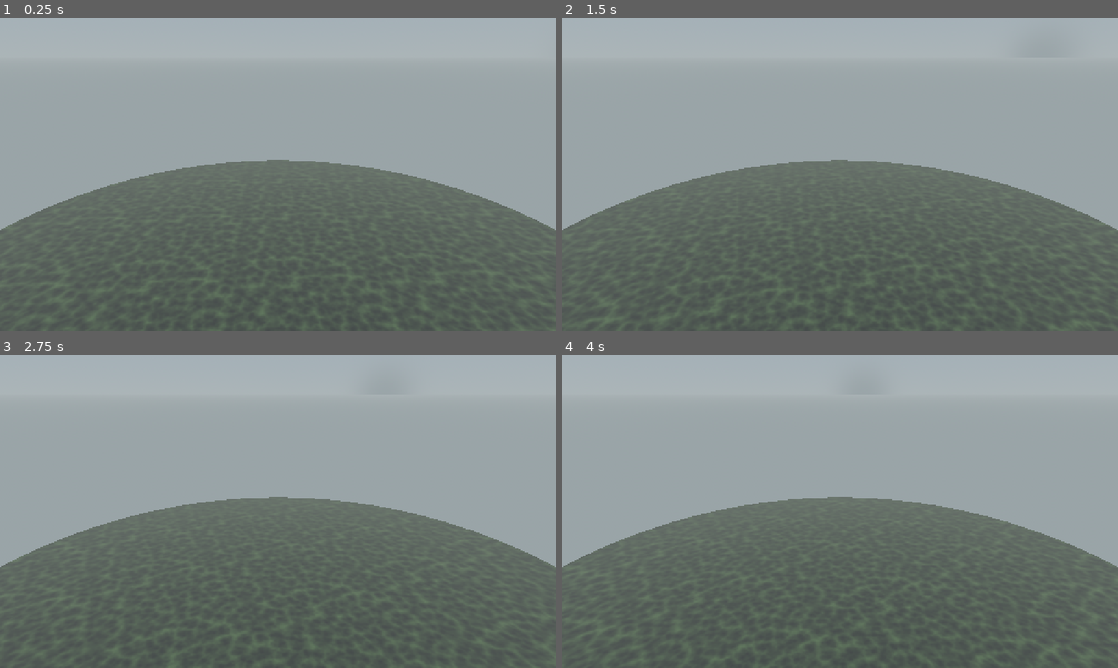
Above: before the commit, frames 1-4 (two rows, left to right).
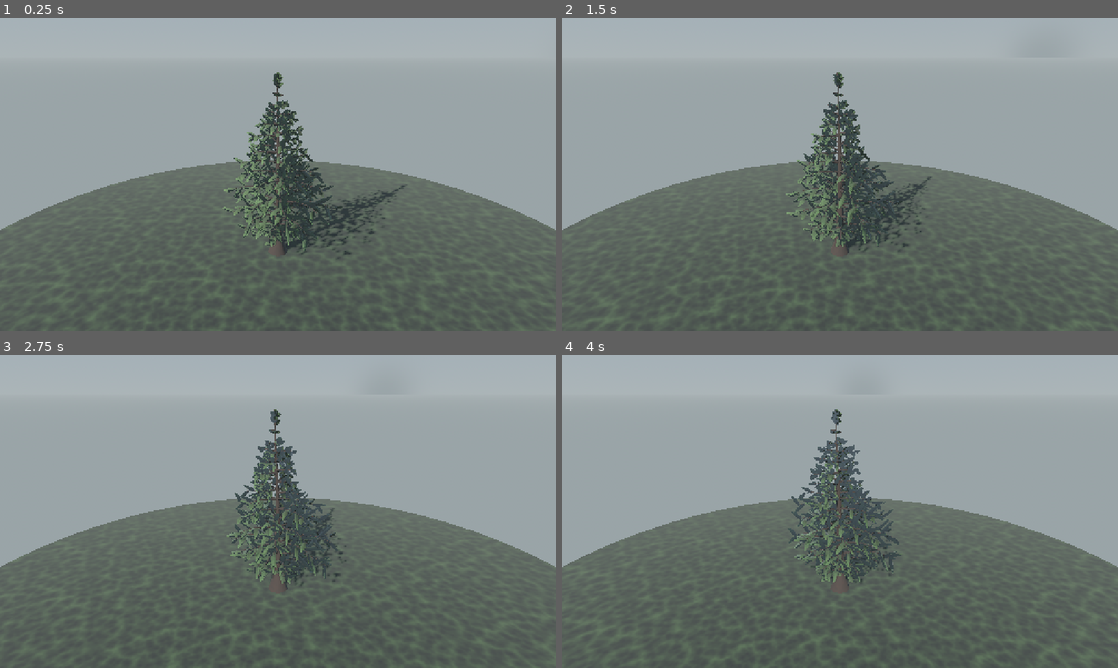
Above: after the commit, the same moments.

Repository: mehmetdem2005/Acik-dunya_oyun
Game: Godot game, scene res://scenes/world/pine_tree_scene.tscn
The game is run twice, just before and just after one commit, with the same random seed, the same clock (stepped at 60 frames per second) and the same inputs. This scene is started directly instead of the project's main scene.
Inputs (mouse positions are in pixels of both pictures, inside the frame that each line leads up to):
- Up to frame 1 (0.25 s): no input
- Up to frame 2 (1.5 s): move the mouse to (962, 158) at 0.52 s; hold D 0.53-1.25 s; hold Shift 0.53-1.25 s; click (962, 158) at 0.67 s; tap Space at 0.77 s; drag from (728, 190) to (812, 237) at 1.27 s
- Up to frame 3 (2.75 s): move the mouse to (333, 442) at 2.02 s; hold D from 2.03 s (still down); hold Shift from 2.03 s (still down)
- Up to frame 4 (4 s): release D at 2.75 s; release Shift at 2.75 s; drag from (812, 574) to (673, 464) at 2.77 s; move the mouse to (1006, 558) at 3.52 s; hold A from 3.53 s (still down); hold Shift from 3.53 s (still down); tap Space at 3.77 s

The runs differ from the first frame. In frame 1, 4.6% of the frame differs, in the area x 40-73%, y 17-77%; in frame 2, 4.2%; in frame 3, 3.9%; in frame 4, 3.9%.
Error before the commit: Parse Error: Cannot infer the type of "v1" variable because the value doesn't have a set type. (res://scripts/world/pine/pine_skeleton.gd:173)

Commit message:
Fix: RMF bloğunda Variant tip çıkarım parse hatası
pine_skeleton.gd _frame_stem çift-yansıma döngüsünde pts (Array)
elemanları Variant olduğu için := tip çıkaramıyordu; v1/c1/rl/tl/v2/c2
açık tiplere bağlandı. Skeleton artık derleniyor -> PineSkeleton.new()
cascade hatası da kalkar.

https://claude.ai/code/session_01SAupt6yXBr9DzE6Ykd1e1F

Diff:
--- a/mouse_open_world_clean_project/scripts/world/pine/pine_skeleton.gd
+++ b/mouse_open_world_clean_project/scripts/world/pine/pine_skeleton.gd
@@ -170,15 +170,16 @@
 	var r := (up - t0 * up.dot(t0)).normalized()
 	norms[0] = r
 	for i in range(n - 1):
-		var v1 := pts[i + 1] - pts[i]
-		var c1 := v1.dot(v1)
+		var v1: Vector3 = pts[i + 1] - pts[i]
+		var c1: float = v1.dot(v1)
 		if c1 < 1e-9:
 			norms[i + 1] = norms[i]
 			continue
-		var rl := r - (2.0 / c1) * v1.dot(r) * v1
-		var tl := tang[i] - (2.0 / c1) * v1.dot(tang[i]) * v1
-		var v2 := tang[i + 1] - tl
-		var c2 := v2.dot(v2)
+		var rl: Vector3 = r - (2.0 / c1) * v1.dot(r) * v1
+		var ti: Vector3 = tang[i]
+		var tl: Vector3 = ti - (2.0 / c1) * v1.dot(ti) * v1
+		var v2: Vector3 = tang[i + 1] - tl
+		var c2: float = v2.dot(v2)
 		if c2 < 1e-9:
 			r = rl
 		else:
Not shown, changed: mouse_open_world_clean_project.zip
